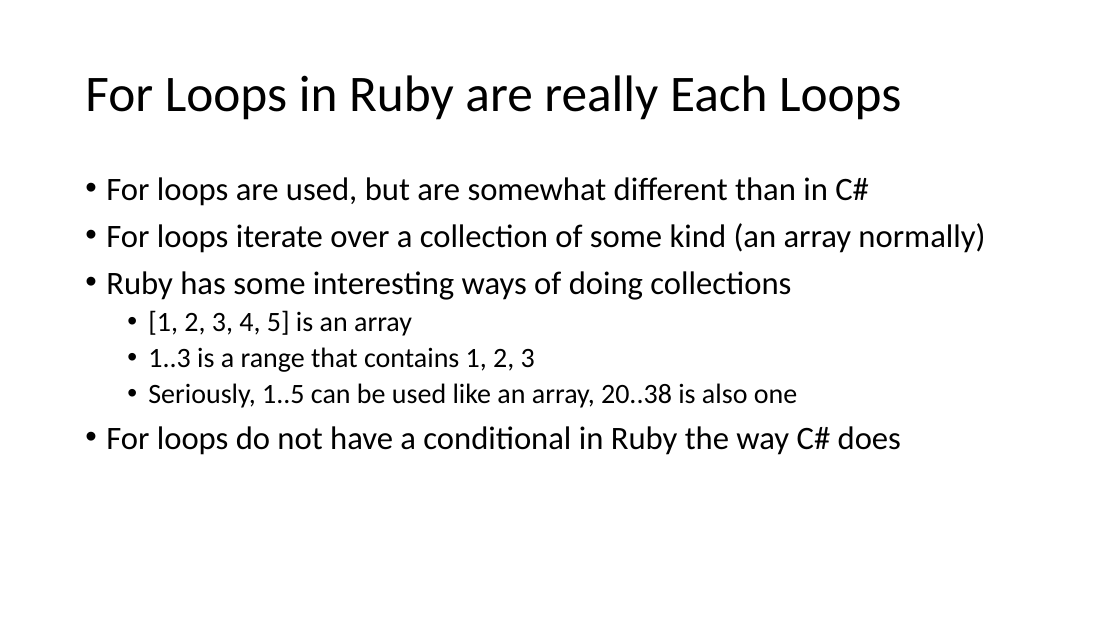
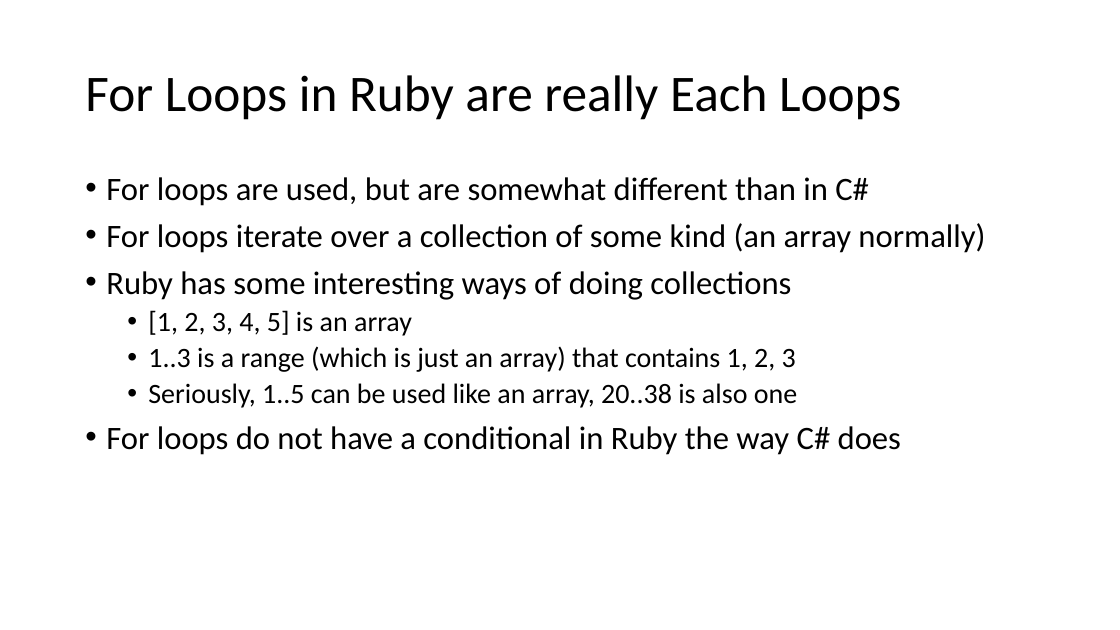
Before and after one commit to uugengiven/academypgh, a slide deck: slide 27 of Code/Slides/Academy PGH 2.1 Ruby.pptx. Drawn at 1120x630 pixels with LibreOffice and Linux fonts; fonts in the diff are those of the drawing. Boxes give left, top, right and bottom in pixels: in the first picture for what was removed or moved away, otherwise in the second. Text is boxed around its words. In the diff, an @@ line names an element or a change of style, - is before the commit and + after.

```diff
--- a/Code/Slides/Academy PGH 2.1 Ruby.pptx
+++ b/Code/Slides/Academy PGH 2.1 Ruby.pptx
@@ text at [148, 346, 796, 372]: text changed @@
-  • 1..3 is a range that contains 1, 2, 3
+  • 1..3 is a range (which is just an array) that contains 1, 2, 3
```
Also in this commit, not shown: 6 other slides changed, 43 other files.
